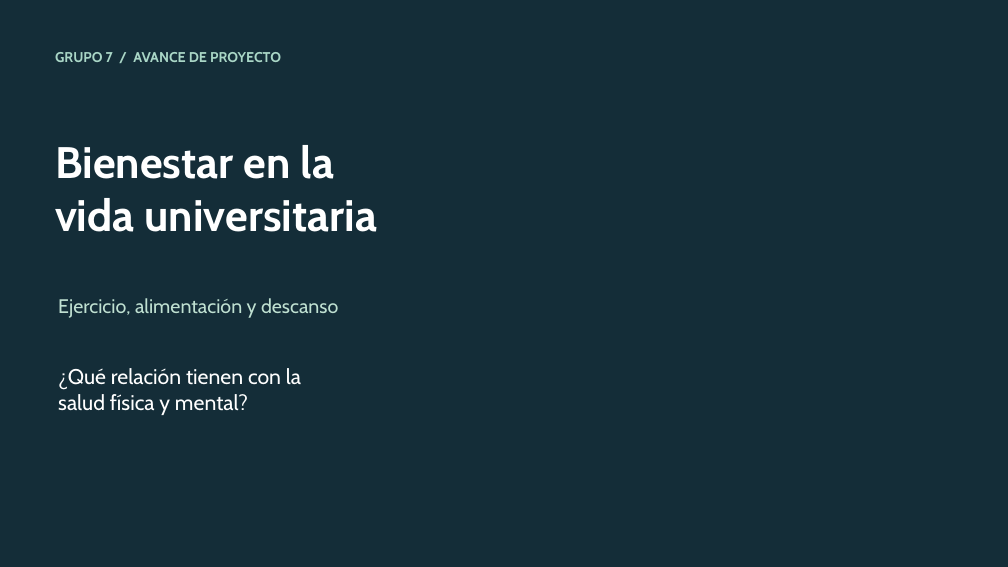
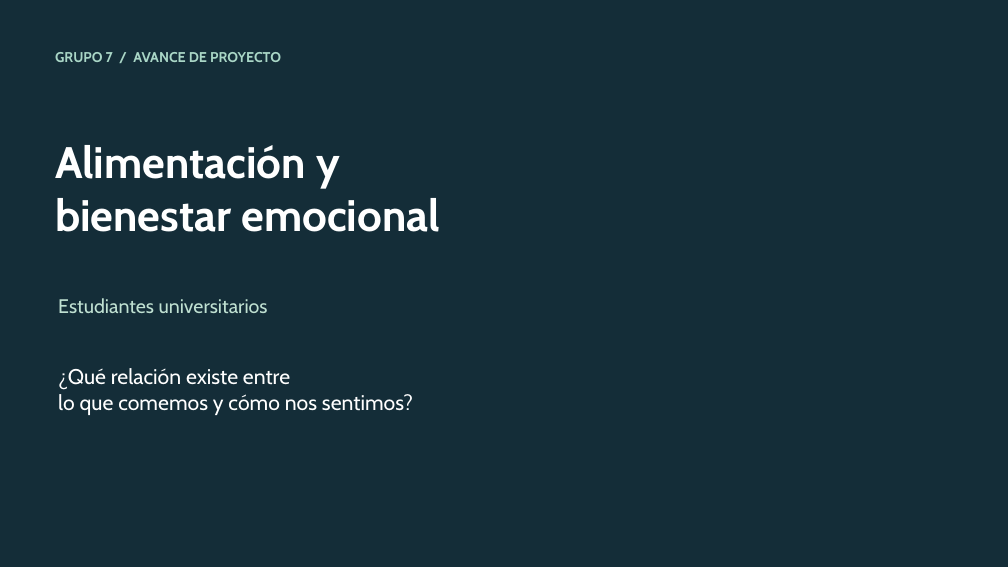
Before and after one commit to jochevipe/liderazgo_7, a slide deck: slide 1 of 06-presentaciones/presentacion/presentacion-avances-grupo-7.pptx. Drawn at 1008x567 pixels with LibreOffice and Linux fonts; fonts in the diff are those of the drawing; background and template pictures are left out. Boxes give left, top, right and bottom in pixels: in the first picture for what was removed or moved away, otherwise in the second. Text is boxed around its words. In the diff, an @@ line names an element or a change of style, - is before the commit and + after.

Commit message:
docs: unificar enfoque en alimentación y bienestar emocional y respaldar versiones previas

```diff
--- a/06-presentaciones/presentacion/presentacion-avances-grupo-7.pptx
+++ b/06-presentaciones/presentacion/presentacion-avances-grupo-7.pptx
@@ text at (x1=55, y1=145, x2=440, y2=232): text changed @@
-Bienestar en la
-vida universitaria
+Alimentación y
+bienestar emocional
@@ text at (x1=58, y1=298, x2=268, y2=313): text changed @@
-Ejercicio, alimentación y descanso
+Estudiantes universitarios
@@ text at (x1=58, y1=368, x2=413, y2=415): text changed @@
-¿Qué relación tienen con la
-salud física y mental?
+¿Qué relación existe entre
+lo que comemos y cómo nos sentimos?
```
Also in this commit, not shown: 4 other slides changed, 45 other files.
